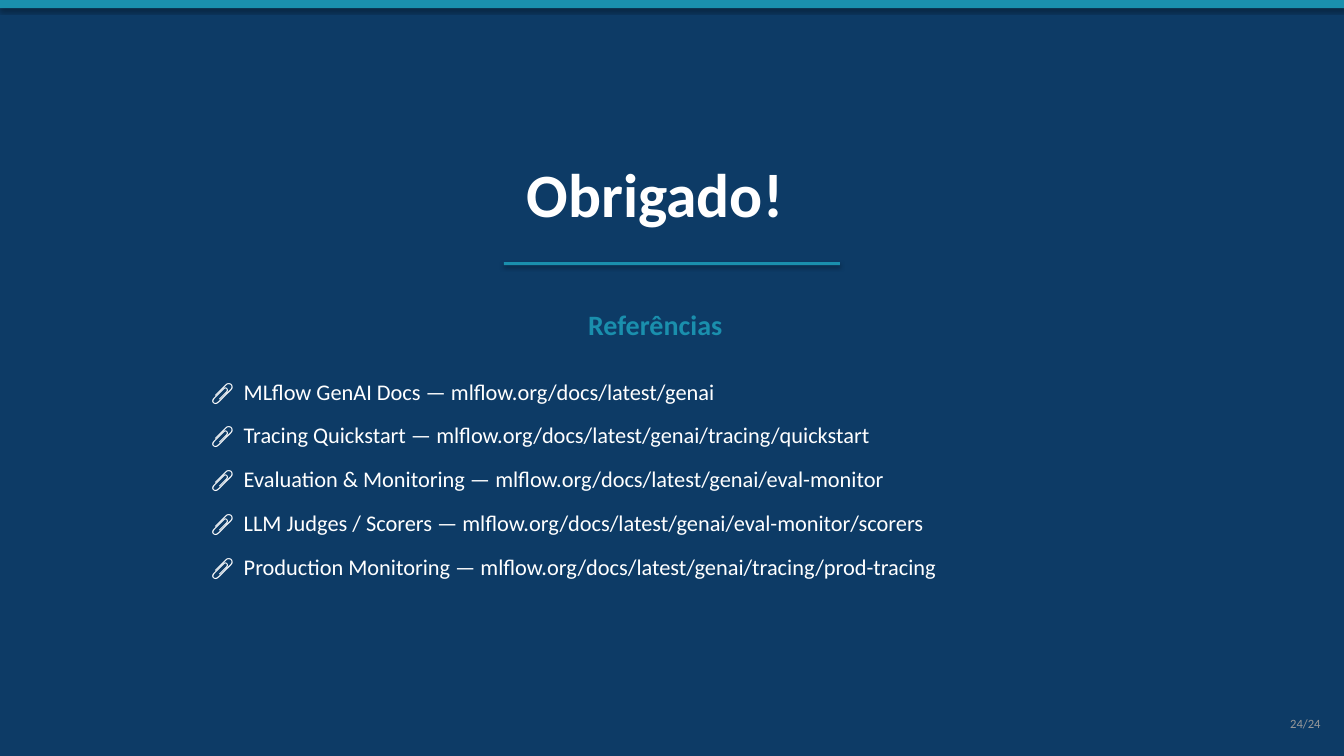
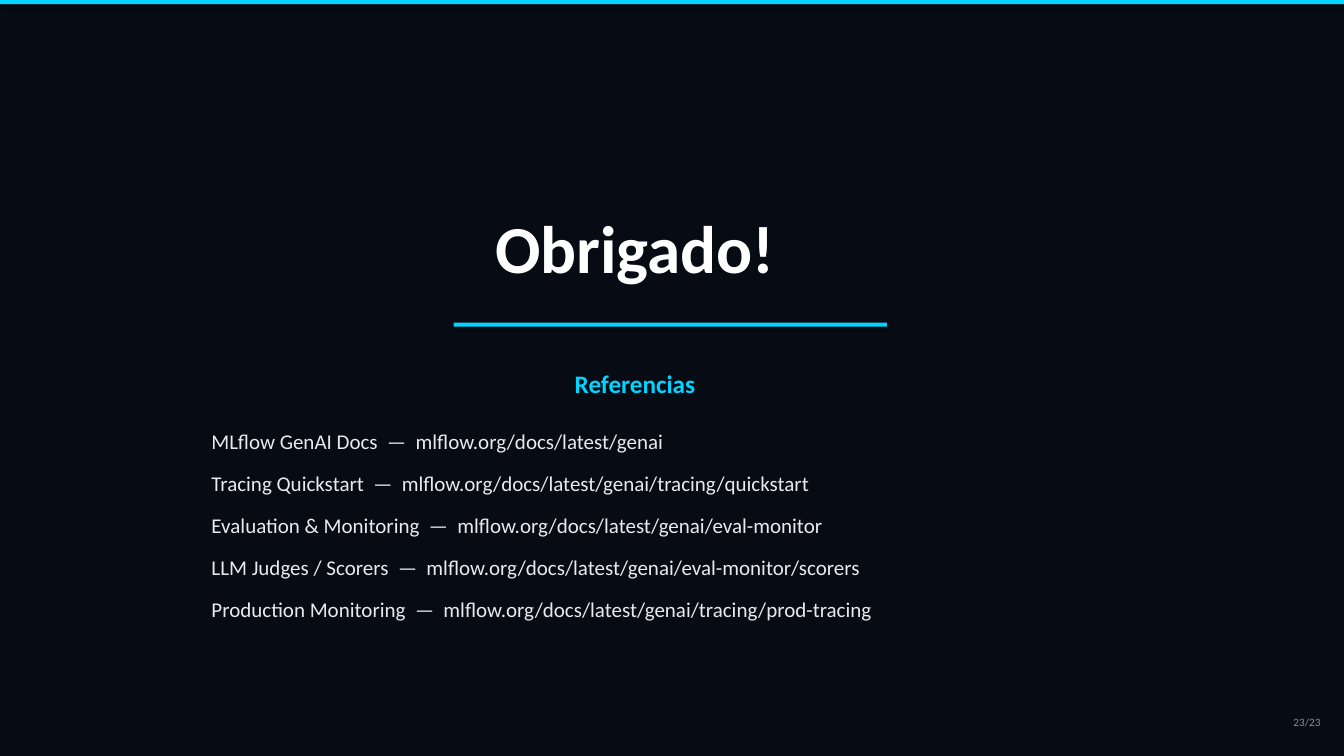
Before and after one commit to marcos2872/ia-observability, a slide deck: slide 23 of docs/workshop-observabilidade-ia.pptx (slide 24 before the commit). Drawn at 1344x756 pixels with LibreOffice and Linux fonts; fonts in the diff are those of the drawing. Boxes give left, top, right and bottom in pixels: in the first picture for what was removed or moved away, otherwise in the second. Text is boxed around its words. In the diff, an @@ line names an element or a change of style, - is before the commit and + after.

Commit message:
feat: redesign PPTX with futuristic dark theme and cover image
- Full-bleed cover image (Gemini_Generated_Image) with dark overlay
- Neon cyber palette: cyan, purple, mint, pink on deep navy bg
- Dark cards with left accent bars (glassmorphism-inspired)
- Section slides with large numbers and decorative lines
- 23 slides total (roteiro slide removed)
- All content slides: dark background, code blocks in monospace,
  tables with alternating dark rows, numbered steps
- Script refactored with helpers: _card, _section_number, _alpha (XML transparency)

```diff
--- a/docs/workshop-observabilidade-ia.pptx
+++ b/docs/workshop-observabilidade-ia.pptx
@@ background #0D3B66 to #070B14 @@
@@ rectangle: place and size @@
-rectangle at bbox=[0, 0, 1344, 8]
+rectangle at bbox=[0, 0, 1344, 4]
@@ rectangle at bbox=[0, 0, 1344, 4]: fill #1A8FAD to #00D4FF @@
@@ text "Obrigado!": place and size @@
-text "Obrigado!" at bbox=[527, 173, 783, 228]
+text "Obrigado!" at bbox=[495, 226, 775, 285]
@@ text "Obrigado!" at bbox=[495, 226, 775, 285]: size 44 to 48 pt @@
@@ rectangle at bbox=[454, 323, 887, 327]: fill #1A8FAD to #00D4FF @@
@@ rectangle: place and size @@
-rectangle at bbox=[504, 262, 840, 265]
+rectangle at bbox=[454, 323, 887, 327]
@@ text removed at bbox=[588, 315, 722, 335] @@
-Referências
@@ text added at bbox=[575, 375, 696, 393], 18 pt, text #00D4FF, bold @@
+Referencias
@@ text at bbox=[211, 434, 871, 621]: text changed; size 16 to 15 pt; text colour #FFFFFF to #E8EAED @@
-📎 MLflow GenAI Docs — mlflow.org/docs/latest/genai
-📎 Tracing Quickstart — mlflow.org/docs/latest/genai/tracing/quickstart
-📎 Evaluation & Monitoring — mlflow.org/docs/latest/genai/eval-monitor
-📎 LLM Judges / Scorers — mlflow.org/docs/latest/genai/eval-monitor/scorers
-📎 Production Monitoring — mlflow.org/docs/latest/genai/tracing/prod-tracing
+MLflow GenAI Docs — mlflow.org/docs/latest/genai
+Tracing Quickstart — mlflow.org/docs/latest/genai/tracing/quickstart
+Evaluation & Monitoring — mlflow.org/docs/latest/genai/eval-monitor
+LLM Judges / Scorers — mlflow.org/docs/latest/genai/eval-monitor/scorers
+Production Monitoring — mlflow.org/docs/latest/genai/tracing/prod-tracing
@@ text at bbox=[1293, 718, 1320, 726]: text changed; size 9 to 8 pt; text colour #999999 to #8B8F9E @@
-24/24
+23/23
```
Also in this commit, not shown: 20 other slides changed, 2 slides added, 3 slides removed, 1 other file.
